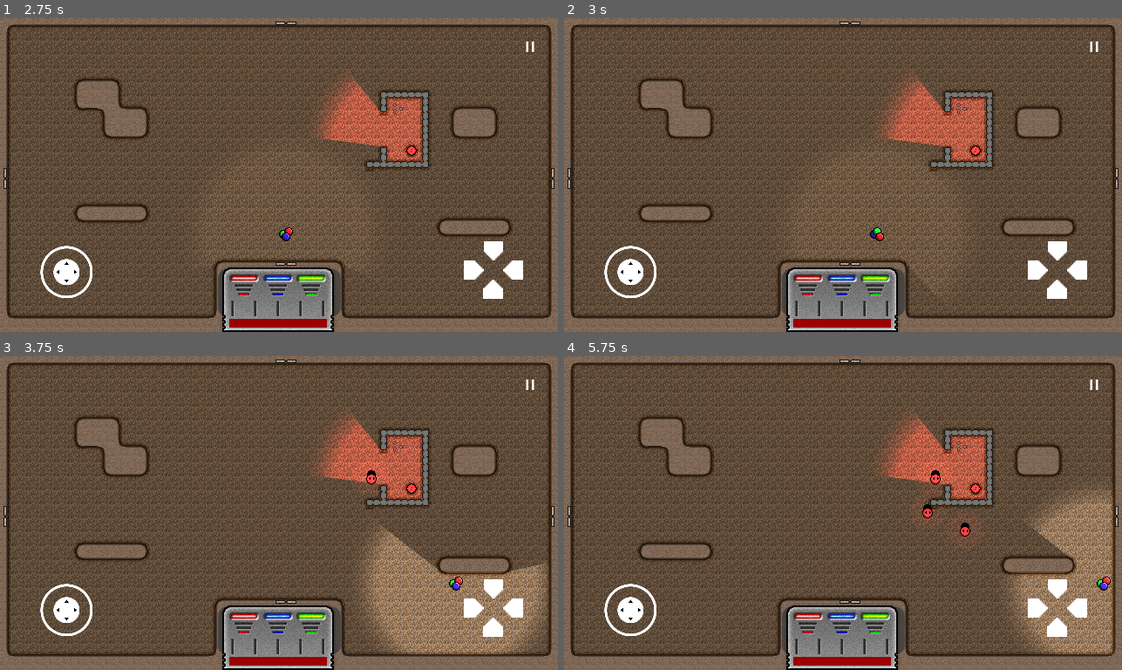
Above: before the commit, frames 1-4 (two rows, left to right).
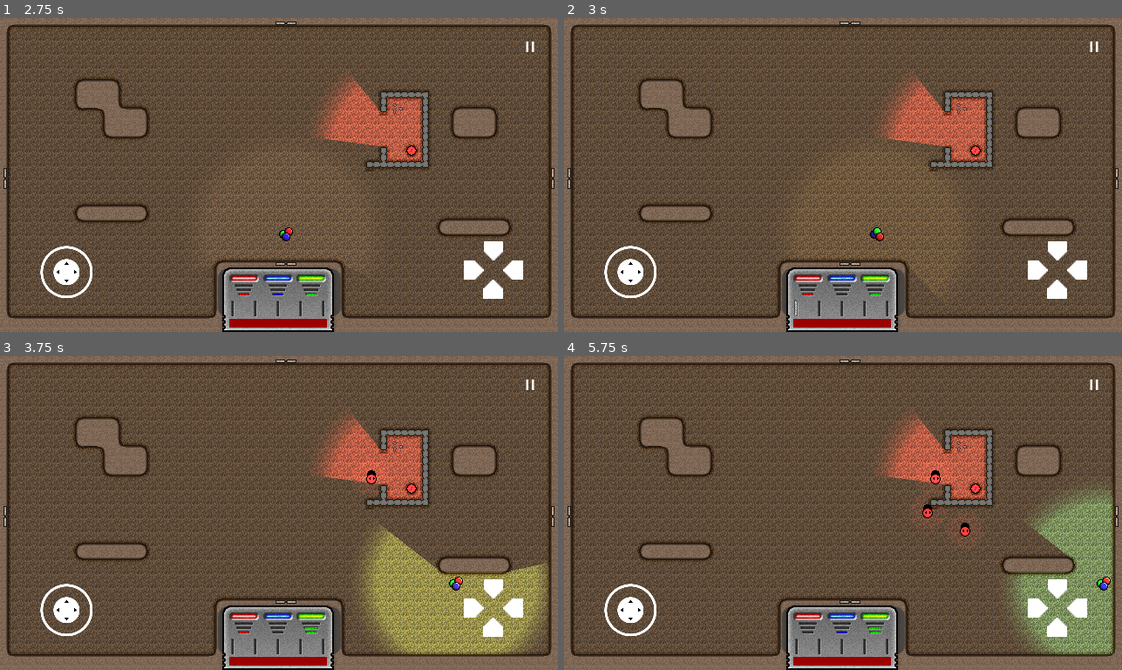
Above: after the commit, the same moments.

Repository: Degenerate-Games/shadows-below
Game: Godot game, scene res://scenes/menus/main_menu.tscn
The game is run twice, just before and just after one commit, with the same random seed, the same clock (stepped at 60 frames per second) and the same inputs. Sound files missing from this copy of the repository are replaced by a short silence.
Inputs (mouse positions are in pixels of both pictures, inside the frame that each line leads up to):
- Up to frame 1 (2.75 s): click (279, 206) at 0.5 s; click (279, 206) at 1.25 s; click "Endless Mode" at 2 s
- Up to frame 2 (3 s): tap Enter at 2.75 s; move the mouse to (965, 159) at 2.77 s; hold D (move_right) from 2.78 s (still down); tap I (mixing_ui_blue) at 2.85 s; click (965, 159) at 2.92 s
- Up to frame 3 (3.75 s): tap L (mixing_ui_green) at 3.05 s; release D (move_right) at 3.5 s; drag from (167, 528) to (424, 572) at 3.52 s
- Up to frame 4 (5.75 s): move the mouse to (898, 443) at 4.27 s; hold D (move_right) 4.28-5 s; tap J (mixing_ui_red) at 4.35 s; tap I (mixing_ui_blue) at 4.55 s; drag from (815, 575) to (976, 487) at 5.02 s

Frame 1 is identical in both runs. In frame 2, less than 0.1% of the frame differs, in the area x 41-51%, y 87-95%; in frame 3, 3.1%; in frame 4, 4.1%, in the area x 42-99%, y 45-95%.

Commit message:
action sallow wrap around of color values

Diff:
--- a/scripts/ui/color_mixing_ui.gd
+++ b/scripts/ui/color_mixing_ui.gd
@@ -101,27 +101,27 @@
 			red_value.add(1)
 			available_charges -= 1
 			changed = true
-		elif red_value.value == 3:
-			red_value.subtract(3)
-			available_charges += 3
+		elif red_value.value == 3 || available_charges == 0:
+			available_charges += red_value.value
+			red_value.value = 0
 			changed = true
 	if Input.is_action_just_pressed("mixing_ui_green"):
 		if available_charges > 0 && green_value.value < 3:
 			green_value.add(1)
 			available_charges -= 1
 			changed = true
-		elif green_value.value == 3:
-			green_value.subtract(3)
-			available_charges += 3
+		elif green_value.value == 3 || available_charges == 0:
+			available_charges += green_value.value
+			green_value.value = 0
 			changed = true
 	if Input.is_action_just_pressed("mixing_ui_blue"):
 		if available_charges > 0 && blue_value.value < 3:
 			blue_value.add(1)
 			available_charges -= 1
 			changed = true
-		elif blue_value.value == 3:
-			blue_value.subtract(3)
-			available_charges += 3
+		elif blue_value.value == 3 || available_charges == 0:
+			available_charges += blue_value.value
+			blue_value.value = 0
 			changed = true
 	if Input.is_action_just_pressed("mixing_ui_clear"):
 		available_charges += red_value.value + green_value.value + blue_value.value
